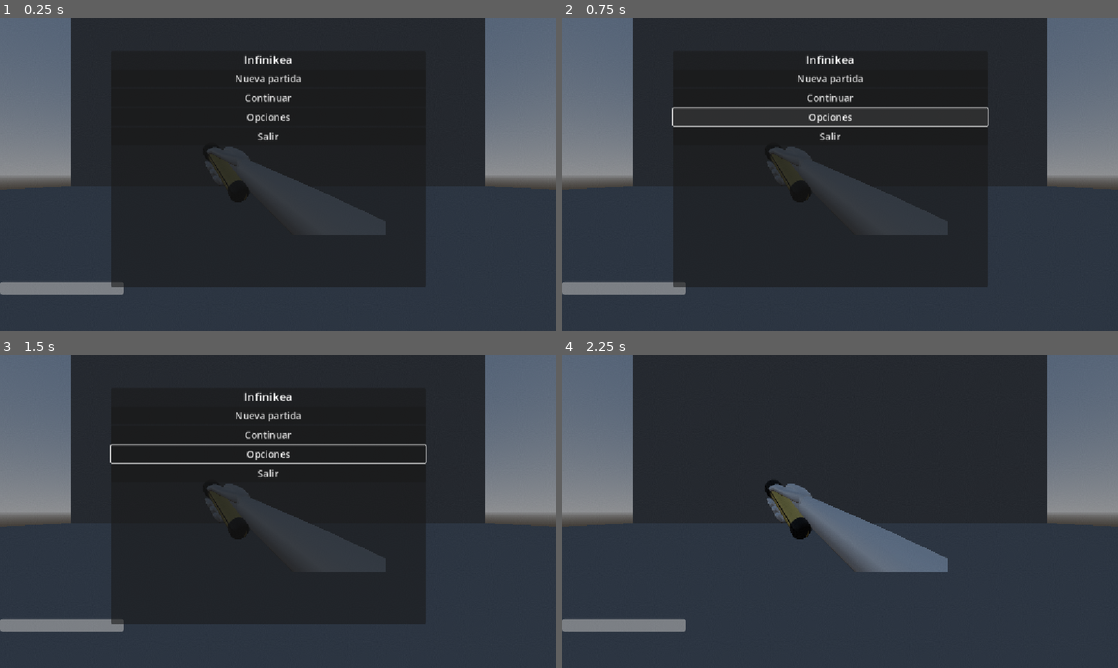
Above: before the commit, frames 1-4 (two rows, left to right).
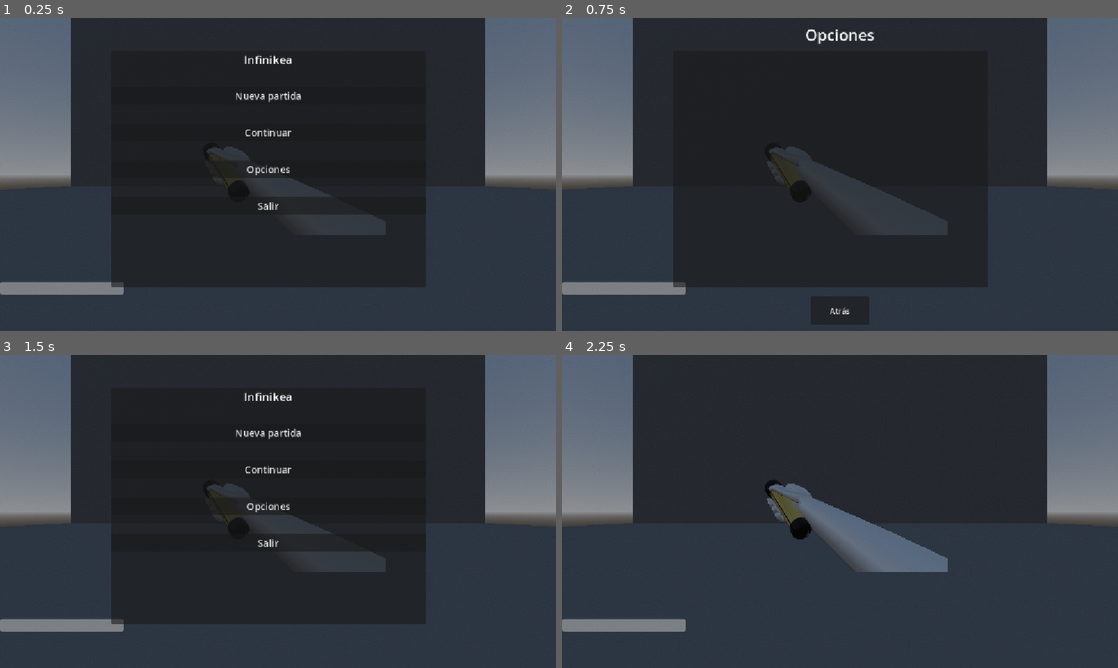
Above: after the commit, the same moments.

Repository: TasteLessTree/Infinikea
Game: Godot game, scene res://scenes/main.tscn
Same seed, same stepped clock (60 frames per second), same inputs: the game is played once before the commit and once after it.
Inputs (mouse positions are in pixels of both pictures, inside the frame that each line leads up to):
- Up to frame 1 (0.25 s): no input
- Up to frame 2 (0.75 s): click "Opciones" at 0.5 s
- Up to frame 3 (1.5 s): click (278, 649) at 1.25 s, where only the run after the commit has a clickable "Atrás"
- Up to frame 4 (2.25 s): click "Nueva partida" at 2 s

The runs differ from the first frame. In frame 1, 0.9% of the frame differs, in the area x 38-66%, y 18-63%; in frame 2, 1.9%, in the area x 19-77%, y 3-98%; in frame 3, 1.7%; in frame 4, nothing differs.

Commit message:
Menú de opciones

Diff:
--- a/scenes/main_menu.tscn
+++ b/scenes/main_menu.tscn
@@ -1,8 +1,9 @@
-[gd_scene load_steps=5 format=3 uid="uid://cdypj5r6ag3y3"]
+[gd_scene load_steps=6 format=3 uid="uid://cdypj5r6ag3y3"]
 
 [ext_resource type="Script" uid="uid://dxpj58j5gtpm3" path="res://scripts/main_menu.gd" id="1_l6cm7"]
 [ext_resource type="Shader" uid="uid://d0k4e32p1jicv" path="res://material/shaders/opciones.gdshader" id="2_ekxnf"]
 [ext_resource type="AudioStream" uid="uid://kpg13147jsu4" path="res://assets/sounds/Phantom_HorrorGame_Main_Menu_Music.mp3" id="3_bqqt6"]
+[ext_resource type="PackedScene" uid="uid://dkxoun78frvvd" path="res://scenes/options_menu.tscn" id="4_wu84c"]
 
 [sub_resource type="ShaderMaterial" id="ShaderMaterial_bqqt6"]
 shader = ExtResource("2_ekxnf")
@@ -37,6 +38,7 @@
 
 [node name="VBoxContainer" type="VBoxContainer" parent="PanelContainer"]
 layout_mode = 2
+theme_override_constants/separation = 40
 
 [node name="Titulo" type="Label" parent="PanelContainer/VBoxContainer"]
 layout_mode = 2
@@ -68,6 +70,10 @@
 [node name="sfx_main_menu" type="AudioStreamPlayer" parent="."]
 stream = ExtResource("3_bqqt6")
 
+[node name="OptionsMenu" parent="." instance=ExtResource("4_wu84c")]
+visible = false
+layout_mode = 1
+
 [connection signal="pressed" from="PanelContainer/VBoxContainer/Nueva partida" to="." method="_on_nueva_partida_pressed"]
 [connection signal="pressed" from="PanelContainer/VBoxContainer/Continuar" to="." method="_on_continuar_pressed"]
 [connection signal="pressed" from="PanelContainer/VBoxContainer/Opciones" to="." method="_on_opciones_pressed"]
--- /dev/null
+++ b/scenes/options_menu.tscn
@@ -0,0 +1,49 @@
+[gd_scene load_steps=4 format=3 uid="uid://dkxoun78frvvd"]
+
+[ext_resource type="Shader" uid="uid://d0k4e32p1jicv" path="res://material/shaders/opciones.gdshader" id="1_ijpji"]
+[ext_resource type="Script" uid="uid://dok7rursl0pg3" path="res://scripts/options_menu.gd" id="2_hm4m4"]
+
+[sub_resource type="ShaderMaterial" id="ShaderMaterial_lfjc7"]
+shader = ExtResource("1_ijpji")
+shader_parameter/lod = 0.0
+
+[node name="OptionsMenu" type="Control"]
+material = SubResource("ShaderMaterial_lfjc7")
+layout_mode = 3
+anchors_preset = 15
+anchor_right = 1.0
+anchor_bottom = 1.0
+grow_horizontal = 2
+grow_vertical = 2
+script = ExtResource("2_hm4m4")
+
+[node name="MarginContainer" type="MarginContainer" parent="."]
+layout_mode = 1
+anchors_preset = 15
+anchor_right = 1.0
+anchor_bottom = 1.0
+grow_horizontal = 2
+grow_vertical = 2
+theme_override_constants/margin_left = 12
+theme_override_constants/margin_top = 12
+theme_override_constants/margin_right = 12
+theme_override_constants/margin_bottom = 12
+
+[node name="VBoxContainer" type="VBoxContainer" parent="MarginContainer"]
+layout_mode = 2
+theme_override_constants/separation = -48
+
+[node name="Label" type="Label" parent="MarginContainer/VBoxContainer"]
+layout_mode = 2
+theme_override_font_sizes/font_size = 32
+text = "Opciones"
+horizontal_alignment = 1
+vertical_alignment = 1
+
+[node name="Atras" type="Button" parent="MarginContainer/VBoxContainer"]
+clip_contents = true
+custom_minimum_size = Vector2(120, 60)
+layout_mode = 2
+size_flags_horizontal = 4
+size_flags_vertical = 10
+text = "Atrás"
--- a/scenes/pausa.tscn
+++ b/scenes/pausa.tscn
@@ -97,6 +97,13 @@
 
 [node name="VBoxContainer" type="VBoxContainer" parent="PanelContainer"]
 layout_mode = 2
+theme_override_constants/separation = 40
+
+[node name="Label" type="Label" parent="PanelContainer/VBoxContainer"]
+layout_mode = 2
+text = "Pausa"
+horizontal_alignment = 1
+vertical_alignment = 1
 
 [node name="Continuar" type="Button" parent="PanelContainer/VBoxContainer"]
 layout_mode = 2
--- a/scripts/main_menu.gd
+++ b/scripts/main_menu.gd
@@ -1,5 +1,6 @@
 extends Control
 
+@onready var options_menu: OptionsMenu = $OptionsMenu
 @onready var sfx_main_menu_music = $sfx_main_menu
 
 var is_main_menu: bool = true
@@ -19,6 +20,7 @@
 	sfx_main_menu_music.stop()
 
 func _ready() -> void:
+	handle_signals()
 	mostrar_menu_principal()
 
 func _process(_delta: float) -> void:
@@ -31,10 +33,19 @@
 	get_tree().quit()
 
 func _on_opciones_pressed() -> void:
-	pass
+	$PanelContainer/VBoxContainer.visible = false
+	options_menu.set_process(true)
+	options_menu.visible = true
+
+func on_exit_options_menu() -> void:
+	$PanelContainer/VBoxContainer.visible = true
+	options_menu.visible = false
 
 func _on_continuar_pressed() -> void:
 	pass
 
 func _on_nueva_partida_pressed() -> void:
 	iniciar_juego()
+
+func handle_signals() -> void:
+	options_menu.exit_option_menu.connect(on_exit_options_menu)
--- /dev/null
+++ b/scripts/options_menu.gd
@@ -0,0 +1,14 @@
+class_name OptionsMenu
+extends Control
+
+@onready var atras: Button = $MarginContainer/VBoxContainer/Atras
+
+signal exit_option_menu
+
+func _ready() -> void:
+	atras.button_down.connect(on_exit_pressed)
+	set_process(false)
+
+func on_exit_pressed() -> void:
+	exit_option_menu.emit()
+	set_process(false)
Not shown, added: scripts/options_menu.gd.uid
